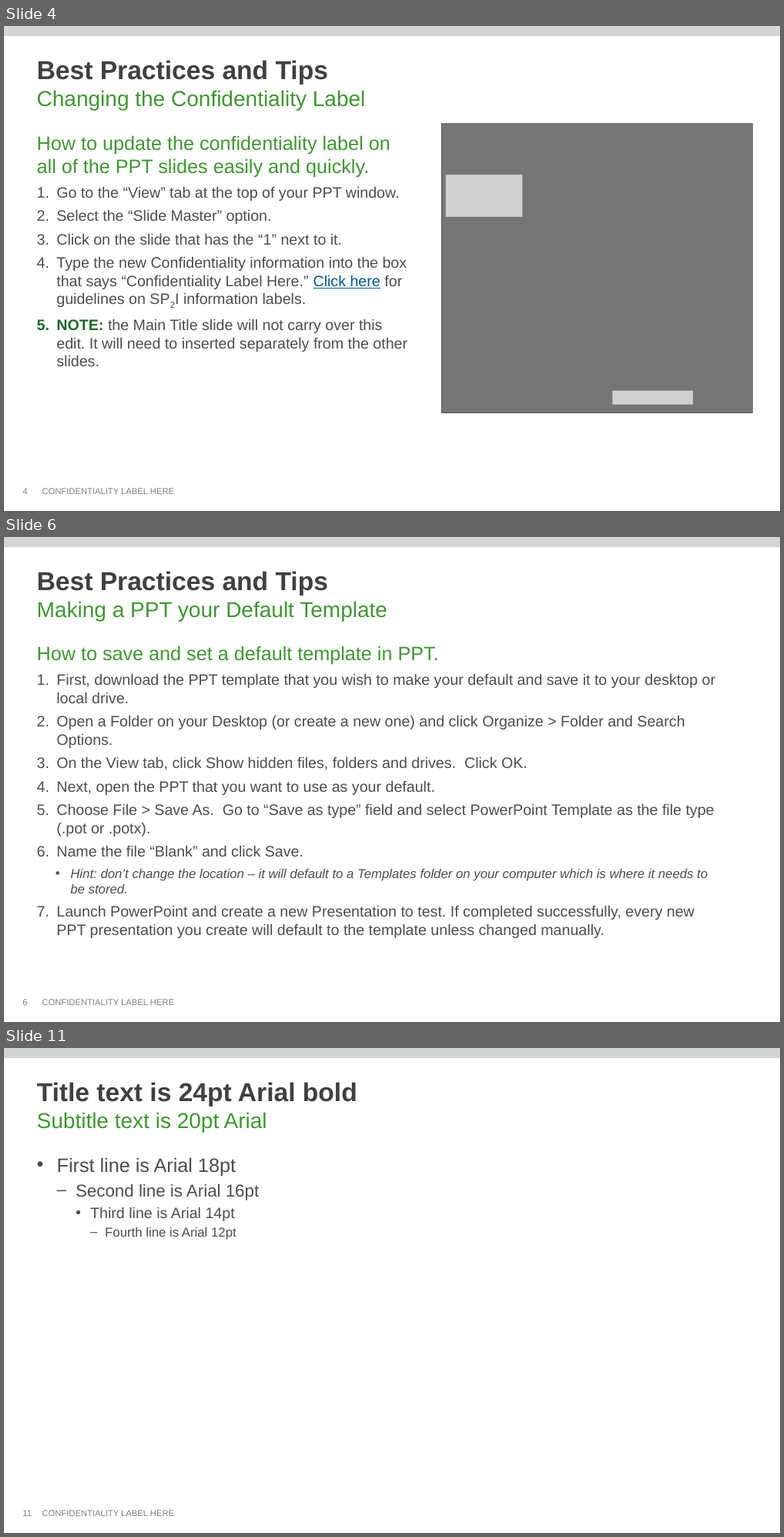
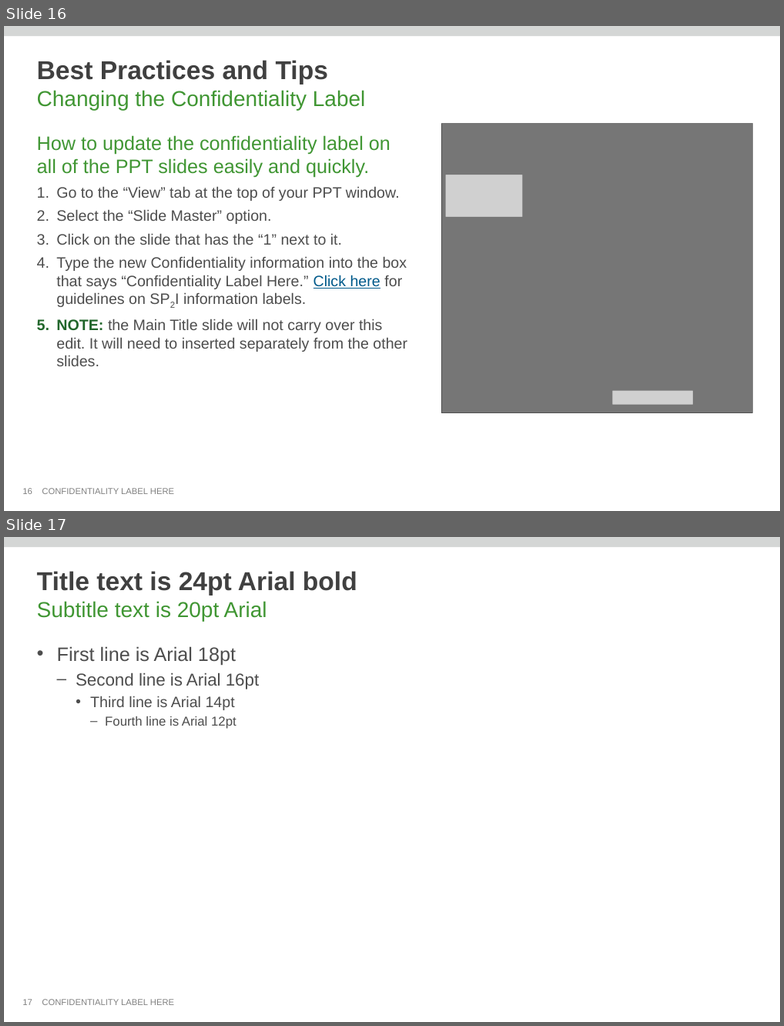
Before and after one commit to thomas-pontikes/greenhouse, a slide deck: CMF.pptx. Shown one above the other, each under a label of ours: slides 4, 6 and 11 before the commit, slides 16 and 17 after it; the slides between them are not shown. The pictures are 784x1537 and 784x1026 pixels, drawn with LibreOffice and Linux fonts; fonts in the diff are those of the drawing; grey boxes stand for pictures; background and template pictures are left out. Boxes give left, top, right and bottom in pixels: in the first picture for what was removed or moved away, otherwise in the second. Text is boxed around its words. In the diff, an @@ line names an element or a change of style, - is before the commit and + after.

```diff
--- a/CMF.pptx
+++ b/CMF.pptx
@@ slide 6 removed at bbox=[4, 537, 780, 1022], background #FFFFFF; not listed: 2 template elements that a slide beside it also shows @@
@@ title removed at bbox=[37, 571, 387, 621] @@
-Best Practices and Tips
-Making a PPT your Default Template
@@ text removed at bbox=[37, 646, 715, 938] @@
-How to save and set a default template in PPT.
-1. First, download the PPT template that you wish to make your default and save it to your desktop or local drive.
-2. Open a Folder on your Desktop (or create a new one) and click Organize > Folder and Search Options.
-3. On the View tab, click Show hidden files, folders and drives. Click OK.
-4. Next, open the PPT that you want to use as your default.
-5. Choose File > Save As. Go to “Save as type” field and select PowerPoint Template as the file type (.pot or .potx).
-6. Name the file “Blank” and click Save.
-  • Hint: don’t change the location – it will default to a Templates folder on your computer which is where it needs to
-    be stored.
-7. Launch PowerPoint and create a new Presentation to test. If completed successfully, every new PPT presentation you create will default to the template unless changed manually.
@@ page number removed at bbox=[22, 999, 27, 1005] @@
-6
@@ what was slide 4 is now slide 16 @@
@@ page number at bbox=[22, 488, 32, 494]: text changed @@
-4
+16
@@ what was slide 11 is now slide 17 @@
@@ page number at bbox=[22, 999, 32, 1005]: text changed @@
-11
+17
```
Also in this commit, not shown: 2 slides changed, 13 slides added, 7 other slides removed.
